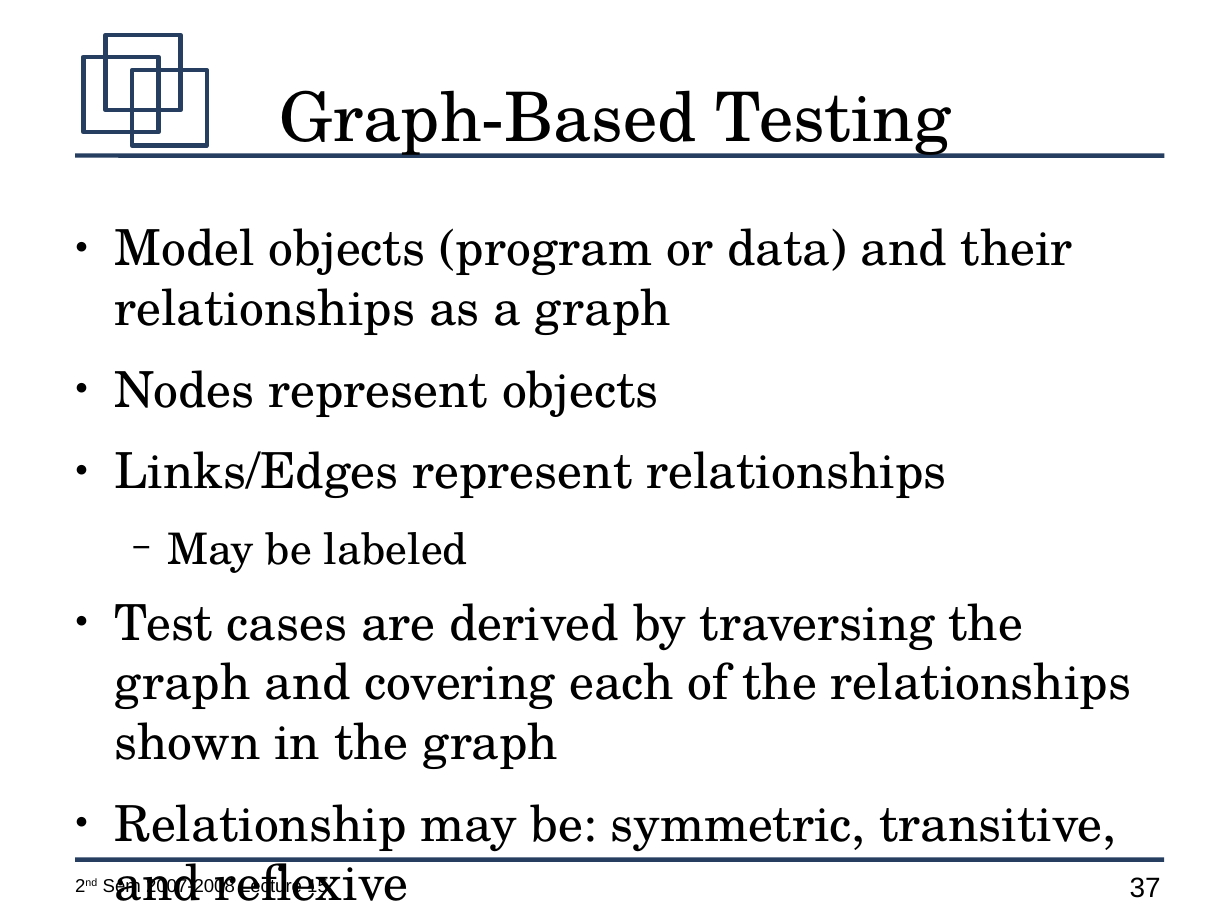
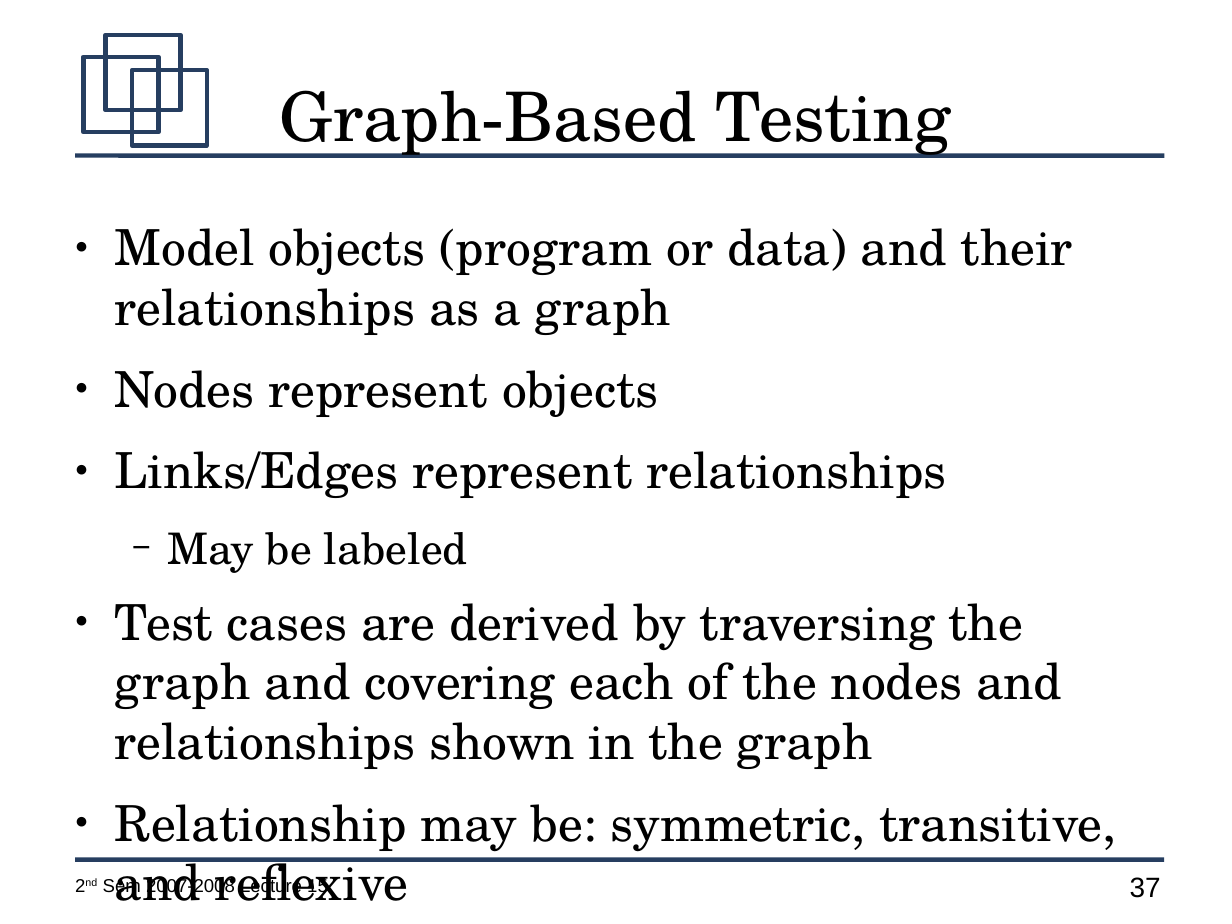
Before and after one commit to jachermocilla/jach-homepage, a slide deck: slide 37 of CMSC128-2nd-Sem-2007-L15.odp. Drawn at 1232x924 pixels with LibreOffice and Linux fonts; fonts in the diff are those of the drawing. Boxes give left, top, right and bottom in pixels: in the first picture for what was removed or moved away, otherwise in the second. Text is boxed around its words. In the diff, an @@ line names an element or a change of style, - is before the commit and + after.

```diff
--- a/CMSC128-2nd-Sem-2007-L15.odp
+++ b/CMSC128-2nd-Sem-2007-L15.odp
@@ text at (114, 603, 1062, 769): text changed @@
-● Test cases are derived by traversing the graph and covering each of the relationships shown in the graph
+● Test cases are derived by traversing the graph and covering each of the nodes and relationships shown in the graph
```
Also in this commit, not shown: 1 other slide changed, 5 slides added, 1 slide removed.
